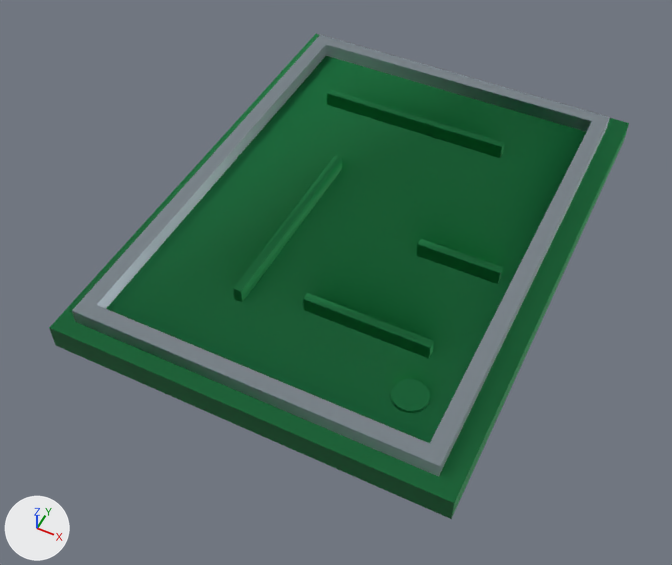
The FBX model rehabGame/rehabGameContent/Models/board.FBX as it was, and as the next commit left it.
The view is the same before and after, from a camera (50 mm lens) standing at (0.9, -2.04, 2.17) and looking at (-0.03, -0.19, -0.14). The lights are fixed; the arrows at lower left show +X, +Y and +Z. Vertices at the same position are counted once.

The scene before the commit, as lines of its bpy script (objects in view):
```python
me_boundary = bpy.data.meshes.new('boundary')
me_boundary.from_pydata(...)  # 16 vertices, 32 faces; spans x -54.4..54.4, y -3.8..3.8, z -74.4..74.4
me_boundary.materials.append(mat_glass)  # white #d4e3ee
me_floor = bpy.data.meshes.new('floor')
me_floor.from_pydata(...)  # 148 vertices, 272 faces; spans x -60.0..60.0, y -4.0..9.0, z -80.0..80.0
me_floor.materials.append(mat_dark_tudu_wood)  # green #21aa5e
ob_boundary = bpy.data.objects.new('boundary', me_boundary)
ob_boundary.location = (-0.002, -0.004, 0.027)
ob_boundary.rotation_euler = (1.571, 0.0, 0.0)  # degrees (90, 0, 0)
ob_boundary.scale = (0.0108, 0.0108, 0.0108)
ob_floor = bpy.data.objects.new('floor', me_floor)
ob_floor.location = (0.002, 0.003, -0.027)
ob_floor.rotation_euler = (1.571, 0.0, 0.0)  # degrees (90, 0, 0)
ob_floor.scale = (0.0108, 0.0108, 0.0108)
```
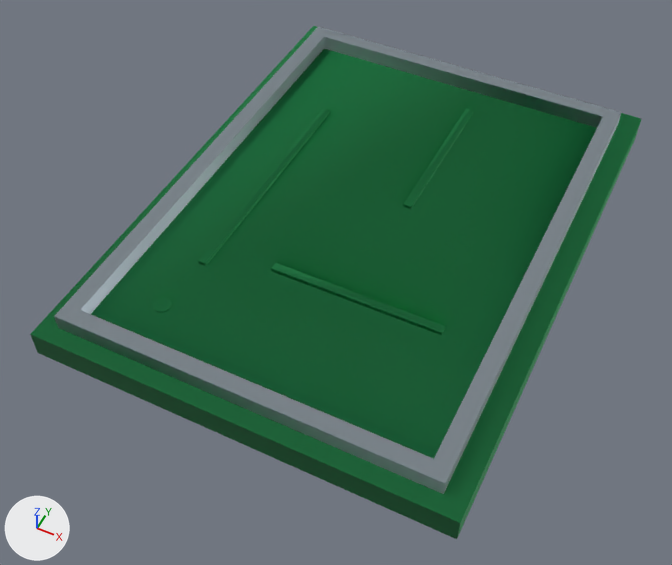
Boxes (x1, y1, x2, y2) around the edits, measured in the pictures (672 x 565 px):
'floor', reshaped, rescaled
    before: (49, 34, 629, 519)
    after: (30, 26, 641, 539)
'boundary', rescaled
    before: (72, 35, 610, 477)
    after: (54, 27, 622, 494)
part 1 of me_floor, added (green)
    after: (271, 263, 446, 335)
part 2 of me_floor, added (green)
    after: (403, 108, 474, 209)
part 3 of me_floor, deleted (green)
    before: (327, 89, 505, 158)
part 4 of me_floor, deleted (green)
    before: (233, 156, 342, 303)
part 5 of me_floor, deleted (green)
    before: (303, 293, 434, 358)
part 6 of me_floor, deleted (green)
    before: (417, 239, 503, 284)

The change, as a diff of the scene's bpy script:
```diff
--- a/rehabGame/rehabGameContent/Models/board.FBX.py
+++ b/rehabGame/rehabGameContent/Models/board.FBX.py
@@ me_floor @@
 # used by ob_floor; location = (0.002, 0.003, -0.027); rotation_euler = (1.571, 0.0, 0.0), in degrees (90, 0, 0); scale = (0.0108, 0.0108, 0.0108)
-me_floor.from_pydata(...)  # 148 vertices, 272 faces; spans x -60.0..60.0, y -4.0..9.0, z -80.0..80.0
+me_floor.from_pydata(...)  # 140 vertices, 260 faces; spans x -60.0..60.0, y -4.0..5.0, z -80.0..80.0
+# me_floor part 1: a new loose piece, a box spanning x -14.7..36.1, y 3.6..4.9, z 29.8..32.4, in mat_dark_tudu_wood (green #21aa5e)
+# me_floor part 2: a new loose piece, a box spanning x 7.5..10.0, y 3.6..4.9, z -58.4..-7.6, in mat_dark_tudu_wood (green #21aa5e)
+# me_floor part 3: the loose piece of 8 vertices spanning x -37.0..27.0, y 4.0..9.0, z -46.0..-43.0 is deleted
+# me_floor part 4: the loose piece of 8 vertices spanning x -19.0..-17.0, y 4.0..9.0, z -15.0..48.0 is deleted
+# me_floor part 5: the loose piece of 8 vertices spanning x 0.0..38.0, y 4.0..9.0, z 40.0..43.0 is deleted
+# me_floor part 6: the loose piece of 8 vertices spanning x 20.0..45.0, y 4.0..9.0, z 7.0..9.0 is deleted
+# me_floor part 7: the surface is now shaded smooth
 me_floor.materials.append(mat_dark_tudu_wood)
@@ ob_boundary @@
 ob_boundary.rotation_euler = (1.571, 0.0, 0.0)  # degrees (90, 0, 0)
-ob_boundary.scale = (0.0108, 0.0108, 0.0108)
+ob_boundary.scale = (0.0113, 0.0113, 0.0113)
@@ ob_floor @@
 ob_floor.rotation_euler = (1.571, 0.0, 0.0)  # degrees (90, 0, 0)
-ob_floor.scale = (0.0108, 0.0108, 0.0108)
+ob_floor.scale = (0.0113, 0.0113, 0.0113)
```
